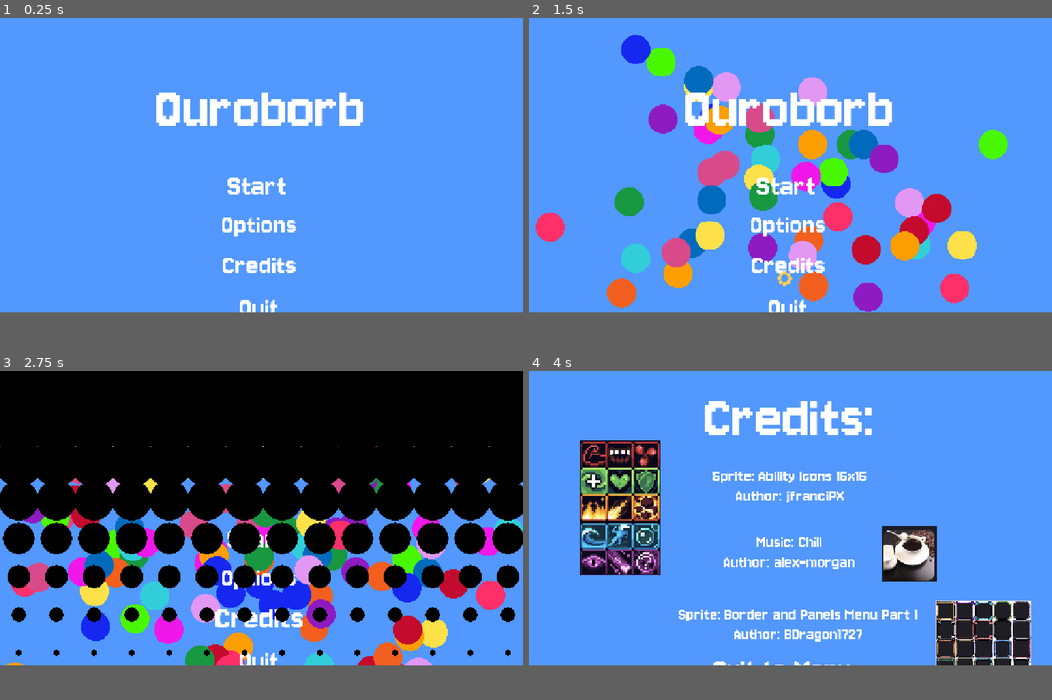
Above: before the commit, frames 1-4 (two rows, left to right).
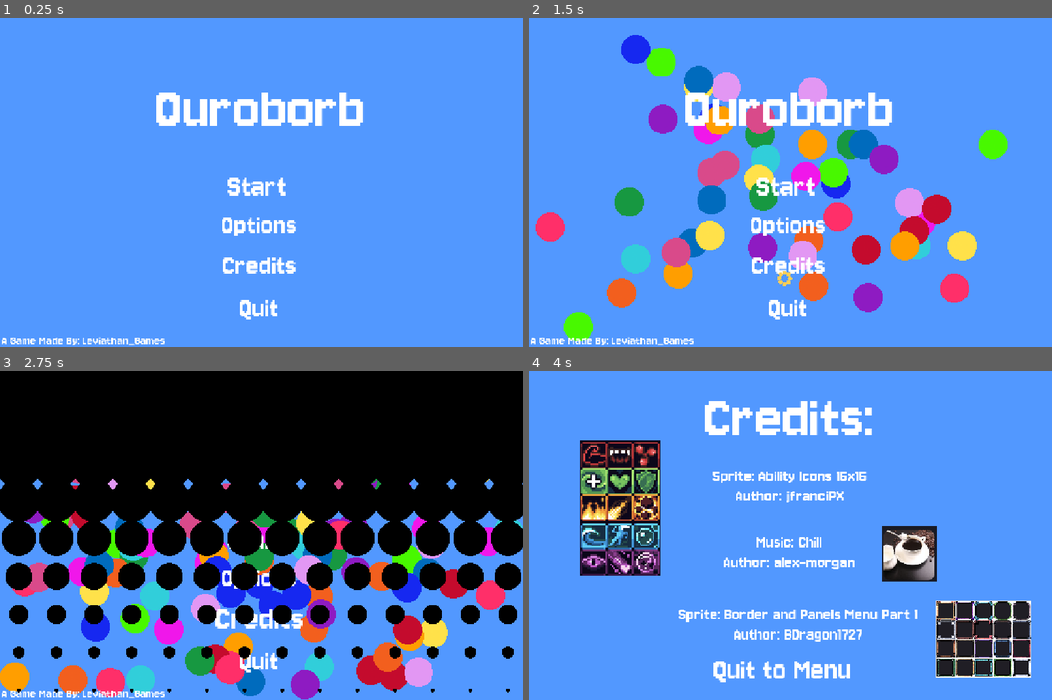
Above: after the commit, the same moments.

Repository: LeviathanGamez/Ouroborb
Game: Godot game, scene res://scenes/title_screen.tscn
Same seed, same stepped clock (60 frames per second), same inputs: the game is played once before the commit and once after it. Sound files missing from this copy of the repository are replaced by a short silence.
Inputs:
- Up to frame 1 (0.25 s): no input
- Up to frame 2 (1.5 s): click "Options" at 0.5 s; click "Resume" at 1.25 s
- Up to frame 3 (2.75 s): click "Credits" at 2 s
- Up to frame 4 (4 s): click "Start" at 2.75 s; click "Start" at 3.5 s
In our replay, the window is 800x450 before the commit and 800x503 after it. These sizes can differ from the game's own. Grey fills any space a smaller window leaves; there, only what the larger window draws over its background counts as a difference.

The runs differ from the first frame. In frame 1, 0.6% of the frame differs, in the area x 0-70%, y 29-100%; in frame 2, 1.2%; in frame 3, 9.7%, in the area x 0-100%, y 22-100%; in frame 4, 2.9%.

Commit message:
Exported file to itch

Diff:
--- a/new-game-project/project.godot
+++ b/new-game-project/project.godot
@@ -26,6 +26,7 @@
 
 [display]
 
+window/size/viewport_height=724
 window/size/mode=3
 window/stretch/mode="canvas_items"
 window/stretch/aspect="expand"
--- a/new-game-project/scenes/Game.tscn
+++ b/new-game-project/scenes/Game.tscn
@@ -1958,6 +1958,7 @@
 
 [node name="xbutton" type="Button" parent="UI/XButton" unique_id=436596952]
 process_mode = 3
+visible = false
 self_modulate = Color(1, 1, 1, 0)
 layout_mode = 0
 offset_left = 1070.0
@@ -1967,26 +1968,28 @@
 script = ExtResource("19_sv1m6")
 
 [node name="Price" type="Label" parent="UI/XButton/xbutton" unique_id=472275769]
+visible = false
 z_index = 1
 layout_mode = 1
 anchors_preset = -1
-anchor_left = -16.719
-anchor_top = -0.734
-anchor_right = -16.719
-anchor_bottom = -0.734
+anchor_left = -16.7815
+anchor_top = -0.780875
+anchor_right = -16.7815
+anchor_bottom = -0.76524997
 offset_left = 1071.016
 offset_top = 48.976
 offset_right = 1133.016
 offset_bottom = 113.976
 theme_override_colors/font_color = Color(0.8636066, 0.28491607, 0.3585585, 1)
 theme_override_fonts/font = ExtResource("11_3xj3m")
-theme_override_font_sizes/font_size = 39
-text = " ✖ "
+theme_override_font_sizes/font_size = 60
+text = " X"
 horizontal_alignment = 1
 vertical_alignment = 1
 metadata/_edit_use_anchors_ = true
 
 [node name="ButtonTileMap2" type="TileMap" parent="UI/XButton" unique_id=933129925]
+visible = false
 position = Vector2(-482, -593)
 tile_set = SubResource("TileSet_sv1m6")
 format = 2
@@ -2009,6 +2012,7 @@
 [node name="Particles" type="Node" parent="." unique_id=864063998]
 
 [node name="Settings" type="Control" parent="." unique_id=1197722622]
+visible = false
 z_index = 200
 layout_mode = 3
 anchors_preset = 0
@@ -2184,18 +2188,58 @@
 z_index = 1
 layout_mode = 1
 anchors_preset = -1
-anchor_left = -16.68775
-anchor_top = -1.14025
-anchor_right = -16.68775
-anchor_bottom = -0.46837497
+anchor_left = -16.734625
+anchor_top = -1.155875
+anchor_right = -16.609625
+anchor_bottom = -0.48399997
 offset_left = 1071.016
-offset_top = 48.976
+offset_top = 52.975998
 offset_right = 1133.016
-offset_bottom = 113.976
+offset_bottom = 117.976
 theme_override_colors/font_color = Color(0.16078432, 0.83137256, 0.7882353, 1)
 theme_override_fonts/font = ExtResource("11_3xj3m")
-theme_override_font_sizes/font_size = 100
-text = "≡"
+theme_override_font_sizes/font_size = 80
+text = "-"
+horizontal_alignment = 1
+vertical_alignment = 1
+metadata/_edit_use_anchors_ = true
+
+[node name="Price2" type="Label" parent="Hamburger/hamburger" unique_id=1176836070]
+z_index = 1
+layout_mode = 1
+anchors_preset = -1
+anchor_left = -16.672125
+anchor_top = -1.1715
+anchor_right = -16.672125
+anchor_bottom = -0.49962497
+offset_left = 1071.016
+offset_top = 68.976
+offset_right = 1133.016
+offset_bottom = 133.976
+theme_override_colors/font_color = Color(0.16078432, 0.83137256, 0.7882353, 1)
+theme_override_fonts/font = ExtResource("11_3xj3m")
+theme_override_font_sizes/font_size = 80
+text = "-"
+horizontal_alignment = 1
+vertical_alignment = 1
+metadata/_edit_use_anchors_ = true
+
+[node name="Price3" type="Label" parent="Hamburger/hamburger" unique_id=1631892930]
+z_index = 1
+layout_mode = 1
+anchors_preset = -1
+anchor_left = -16.672125
+anchor_top = -1.218375
+anchor_right = -16.672125
+anchor_bottom = -0.87462497
+offset_left = 1071.016
+offset_top = 52.975998
+offset_right = 1133.016
+offset_bottom = 117.976
+theme_override_colors/font_color = Color(0.16078432, 0.83137256, 0.7882353, 1)
+theme_override_fonts/font = ExtResource("11_3xj3m")
+theme_override_font_sizes/font_size = 80
+text = "-"
 horizontal_alignment = 1
 vertical_alignment = 1
 metadata/_edit_use_anchors_ = true
Not shown, added: new-game-project/export_presets.cfg
